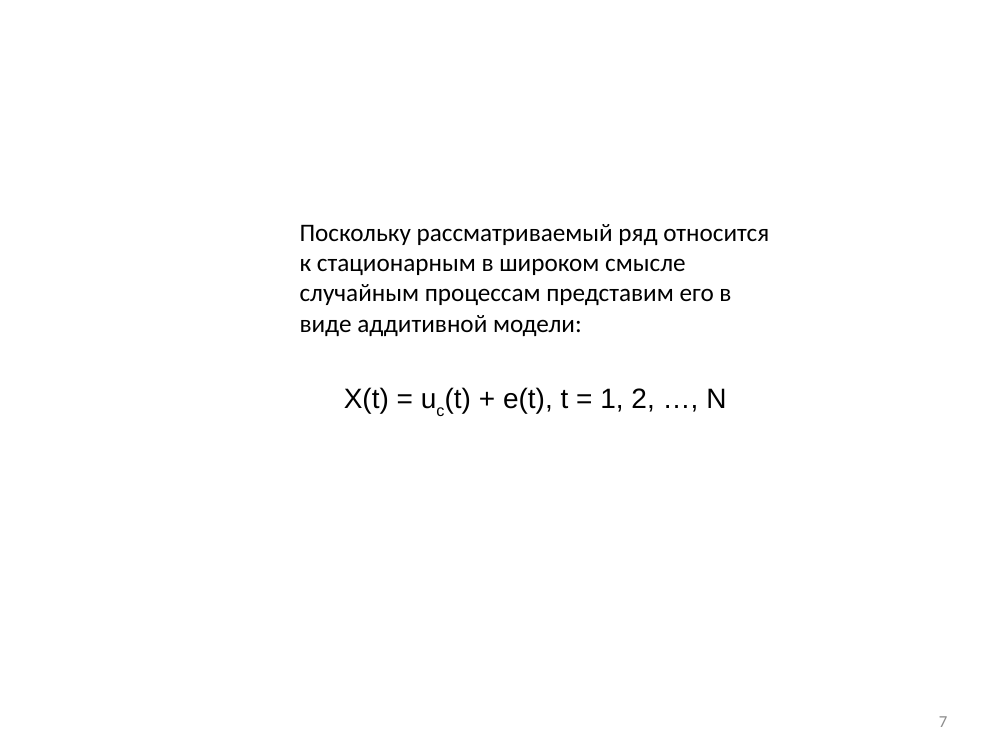
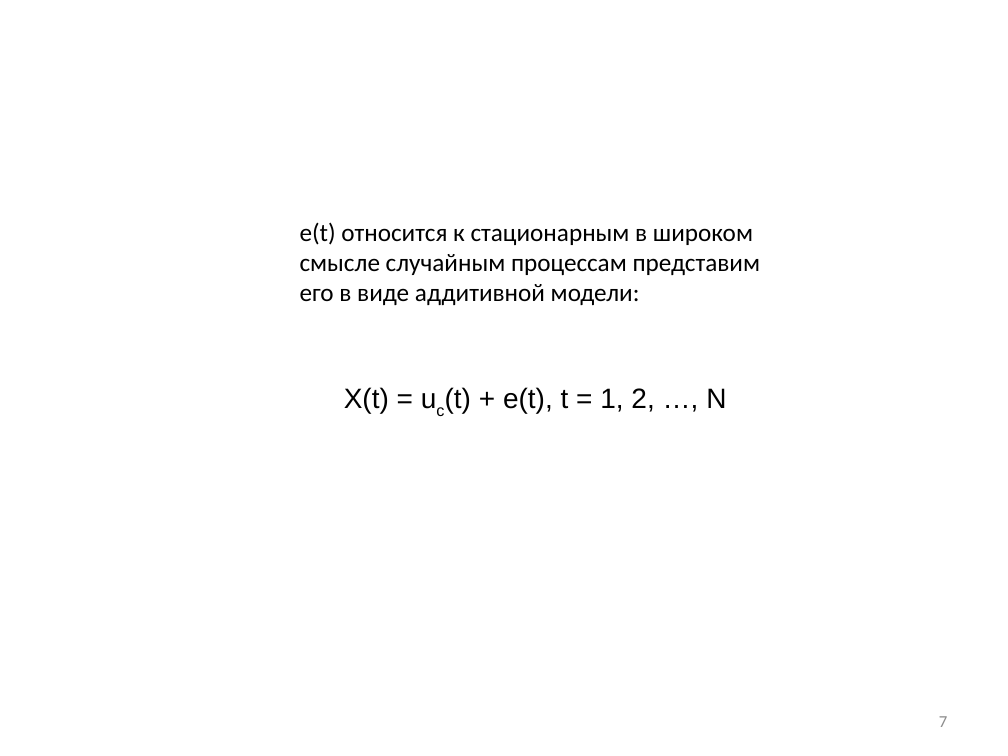
Before and after one commit to Ivan456/diplom, a slide deck: slide 7 of Ivan Vodich.pptx. Drawn at 1008x756 pixels with LibreOffice and Linux fonts; fonts in the diff are those of the drawing. Boxes give left, top, right and bottom in pixels: in the first picture for what was removed or moved away, otherwise in the second. Text is boxed around its words. In the diff, an @@ line names an element or a change of style, - is before the commit and + after.

```diff
--- a/Ivan Vodich.pptx
+++ b/Ivan Vodich.pptx
@@ text at [300, 222, 761, 305]: text changed @@
-Поскольку рассматриваемый ряд относится к стационарным в широком смысле случайным процессам представим его в виде аддитивной модели:
+e(t) относится к стационарным в широком смысле случайным процессам представим его в виде аддитивной модели:
```
Also in this commit, not shown: 1 other slide changed, 2 other files.
